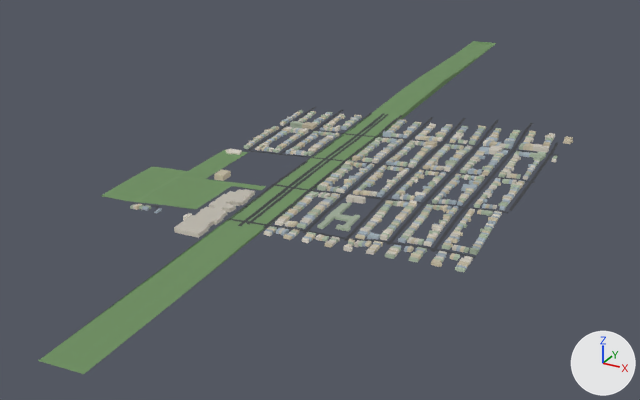
Renders of the glTF model public/tiles/tile_3_16.glb from each side of a commit.
The view is the same before and after, from a 50 mm camera at (-3489.0, -6128.0, 872.0) aimed at (-4555.0, -4190.0, -97.0). The lights are fixed; the arrows at lower right show +X, +Y and +Z. The first picture is the older version. Where no turn or scale is listed for an object, it has been applied to the vertices.

In view in the first picture: 'bld_3_16', 'grn_3_16', 'road_3_16'.
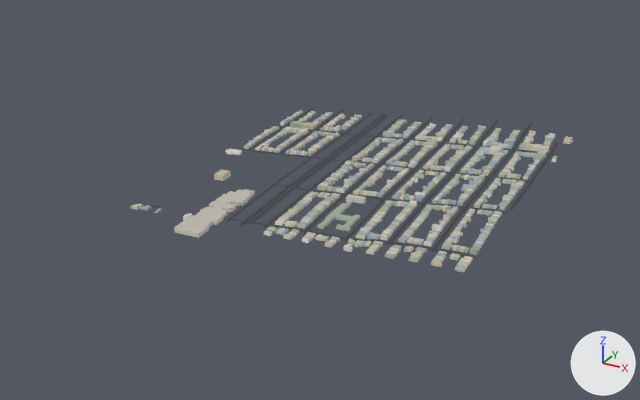
What the commit changed:
Object 'grn_3_16' (ob_grn_3_16) is deleted.

Changed parts and their boxes [x1, y1, x2, y2] in the pictures (640 x 400 px):
'grn_3_16', deleted
    before: [38, 41, 496, 374]
